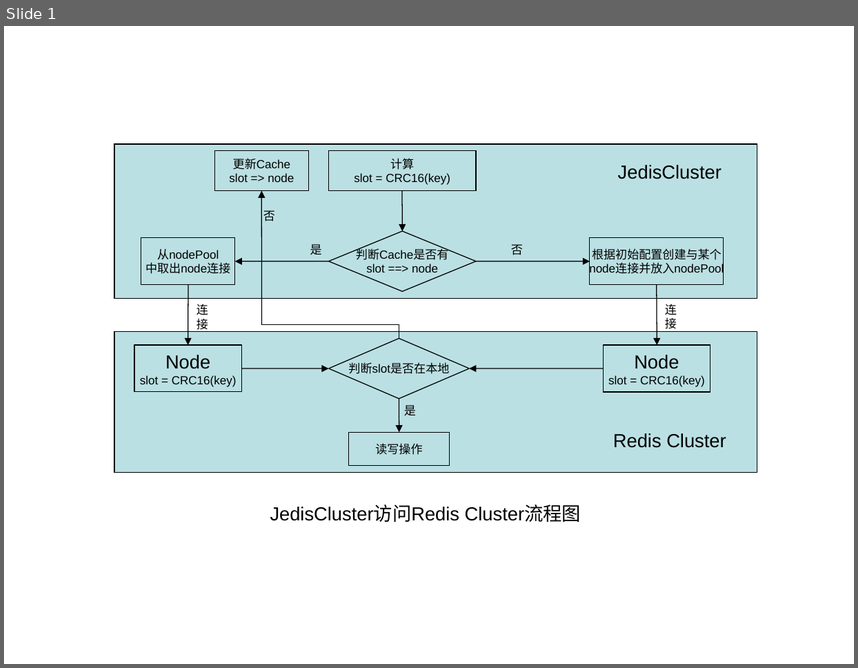
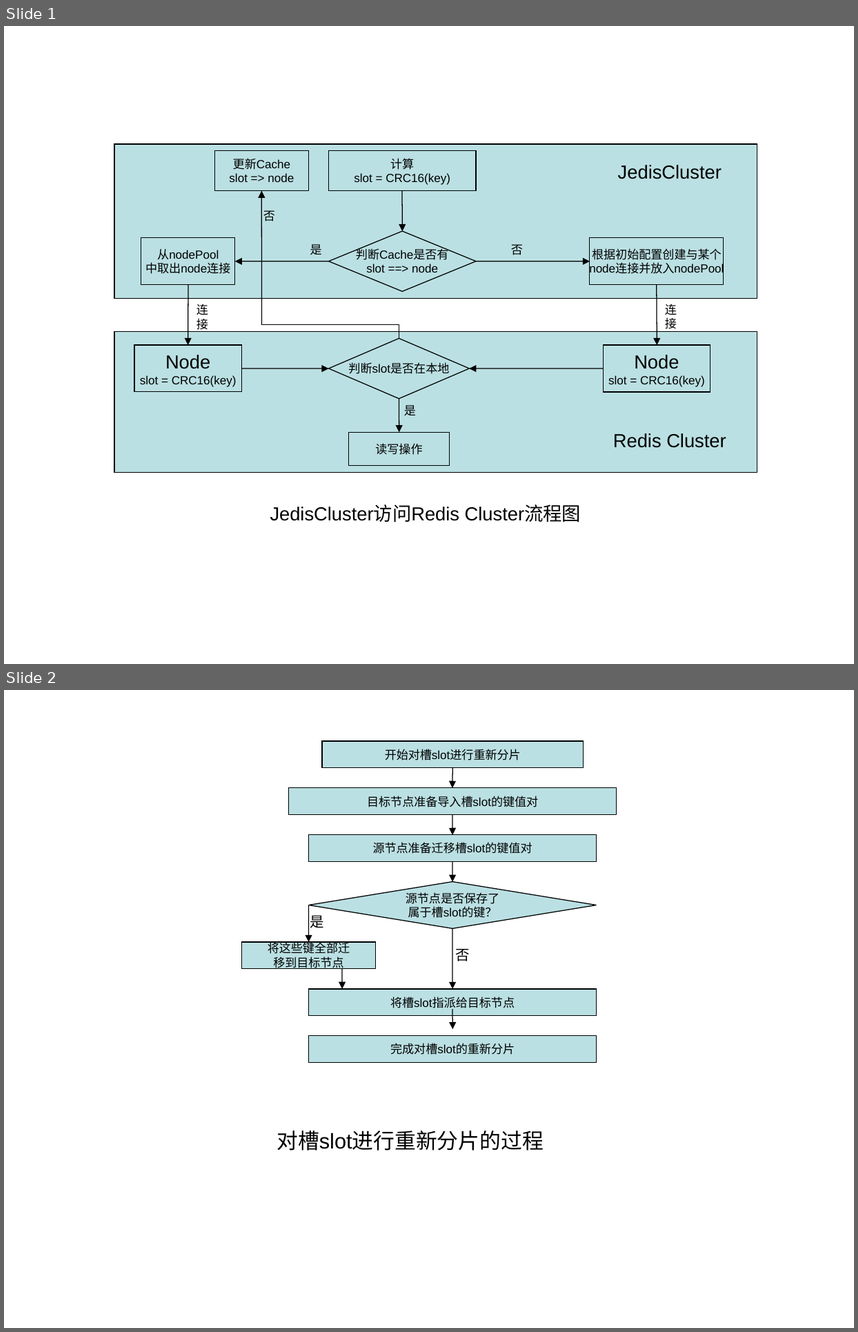
Before and after one commit to Spectrumleeee/Works, a slide deck: document/Redis&Memcache/Redis集群方案-图.ppt. Shown one above the other, each under a label of ours: slide 1 before the commit, slides 1 and 2 after it. The pictures are 858x668 and 858x1332 pixels, drawn with LibreOffice and Linux fonts; fonts in the diff are those of the drawing. Boxes give left, top, right and bottom in pixels: in the first picture for what was removed or moved away, otherwise in the second. Text is boxed around its words. In the diff, an @@ line names an element or a change of style, - is before the commit and + after.

Commit message:
2014-12-04-17-11
1、增加演讲PPT, Redis Cluster.ppt
2、集群扩容---增加对 Redis Cluster扩容的理解：需要手动计算然后分片，这应该是集群内部完成的，将来估计会完善自动平衡功能。
3、集群扩容---增加slot重新分片过程图

```diff
--- a/document/Redis&Memcache/Redis集群方案-图.ppt
+++ b/document/Redis&Memcache/Redis集群方案-图.ppt
@@ slide 2 added at (4,690,854,1328), background #FFFFFF @@
@@ rectangle added at (322,741,583,767), fill #BBE0E3, outline #000000 0.74 pt, 10 pt, text #000000 @@
+开始对槽slot进行重新分片
@@ arrow added from (452, 767) to (452, 788), #000000 0.74 pt @@
@@ rectangle added at (289,788,617,815), fill #BBE0E3, outline #000000 0.74 pt, 10 pt, text #000000 @@
+目标节点准备导入槽slot的键值对
@@ rectangle added at (308,834,597,861), fill #BBE0E3, outline #000000 0.74 pt, 10 pt, text #000000 @@
+源节点准备迁移槽slot的键值对
@@ arrow added from (452, 815) to (452, 834), #000000 0.74 pt @@
@@ arrow added from (452, 862) to (452, 881), #000000 0.74 pt @@
@@ diamond added at (308,881,597,928), fill #BBE0E3, outline #000000 0.74 pt, 10 pt, text #000000 @@
+源节点是否保存了
+属于槽slot的键？
@@ arrow added from (308, 905) to (308, 942), #000000 0.74 pt @@
@@ text added at (310,915,325,928), 12 pt, text #000000 @@
+是
@@ arrow added from (452, 928) to (452, 988), #000000 0.74 pt @@
@@ rectangle added at (242,942,377,969), fill #BBE0E3, outline #000000 0.74 pt, 10 pt, text #000000 @@
+将这些键全部迁
+移到目标节点
@@ text added at (455,949,470,961), 12 pt, text #000000 @@
+否
@@ arrow added from (342, 969) to (342, 988), #000000 0.74 pt @@
@@ rectangle added at (308,988,597,1016), fill #BBE0E3, outline #000000 0.74 pt, 10 pt, text #000000 @@
+将槽slot指派给目标节点
@@ arrow added from (452, 1009) to (452, 1029), #000000 0.74 pt @@
@@ rectangle added at (308,1035,597,1061), fill #BBE0E3, outline #000000 0.74 pt, 10 pt, text #000000 @@
+完成对槽slot的重新分片
@@ text added at (277,1130,544,1150), 18 pt, text #000000 @@
+对槽slot进行重新分片的过程
```
Also in this commit, not shown: 4 other files.
